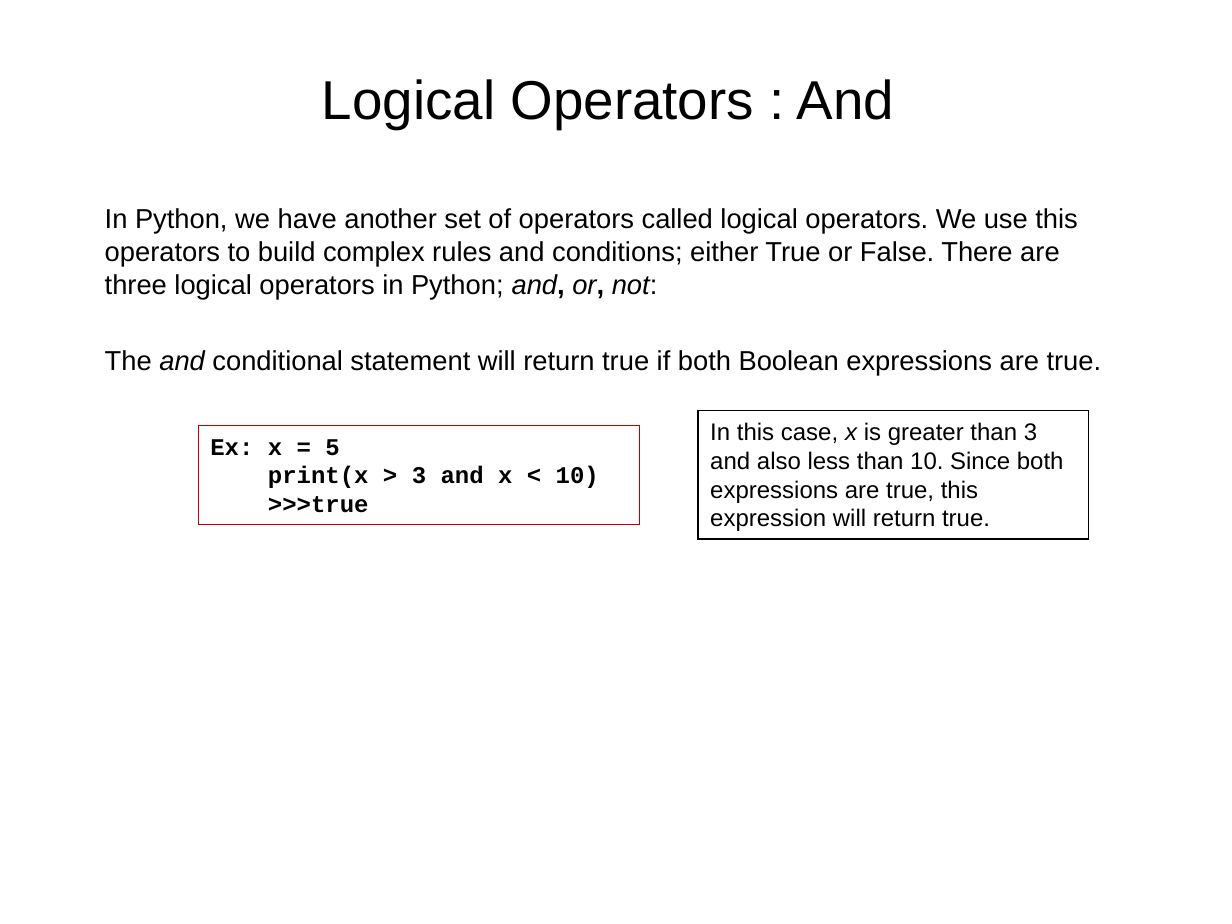
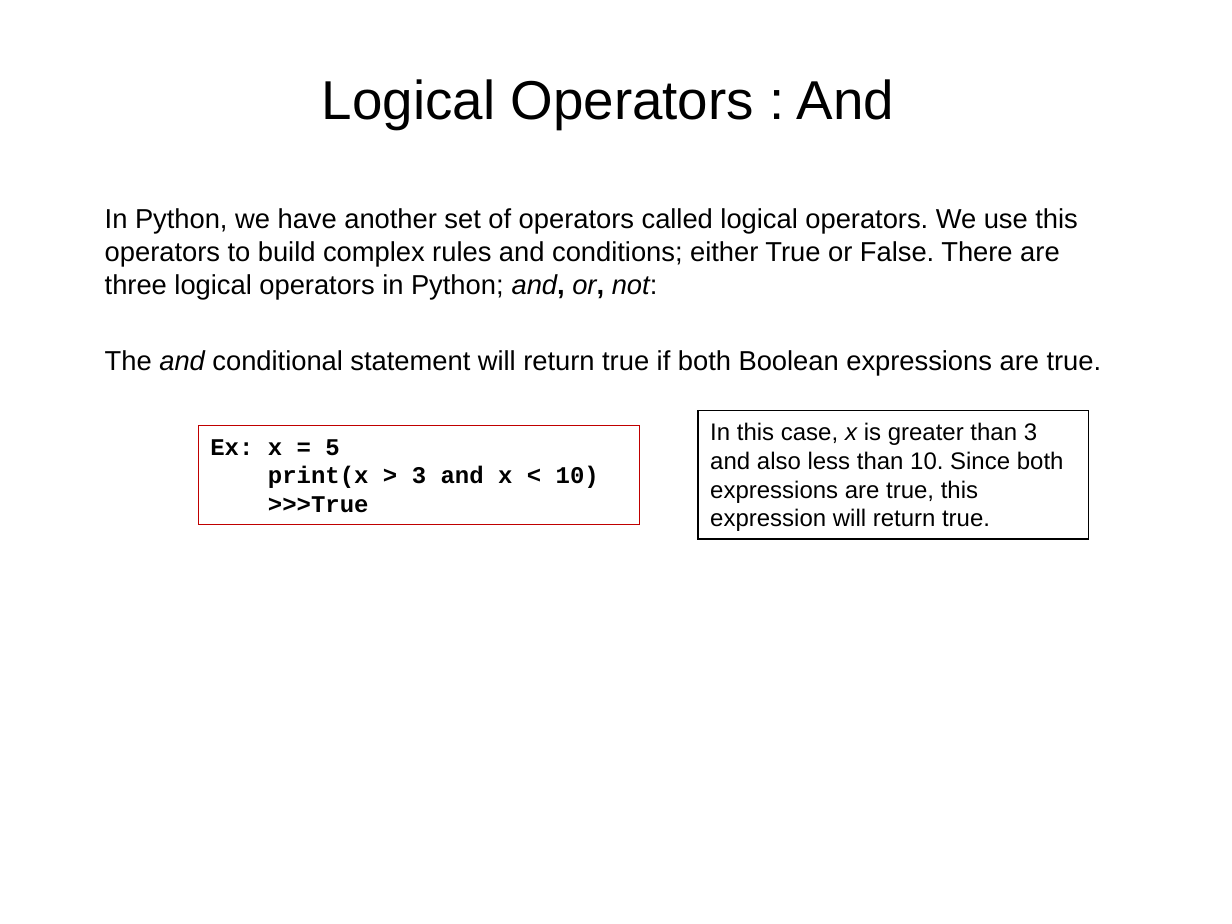
Before and after one commit to dia1128/AIandDataScienceWorkshopwithPython, a slide deck: slide 19 of Week1/01-python - intro, type, control flow.pptx. Drawn at 1232x924 pixels with LibreOffice and Linux fonts; fonts in the diff are those of the drawing. Boxes give left, top, right and bottom in pixels: in the first picture for what was removed or moved away, otherwise in the second. Text is boxed around its words. In the diff, an @@ line names an element or a change of style, - is before the commit and + after.

```diff
--- a/Week1/01-python - intro, type, control flow.pptx
+++ b/Week1/01-python - intro, type, control flow.pptx
@@ text in rectangle at bbox=[268, 496, 369, 513]: text changed @@
->>>true
+>>>True
```
Also in this commit, not shown: 3 other slides changed.
